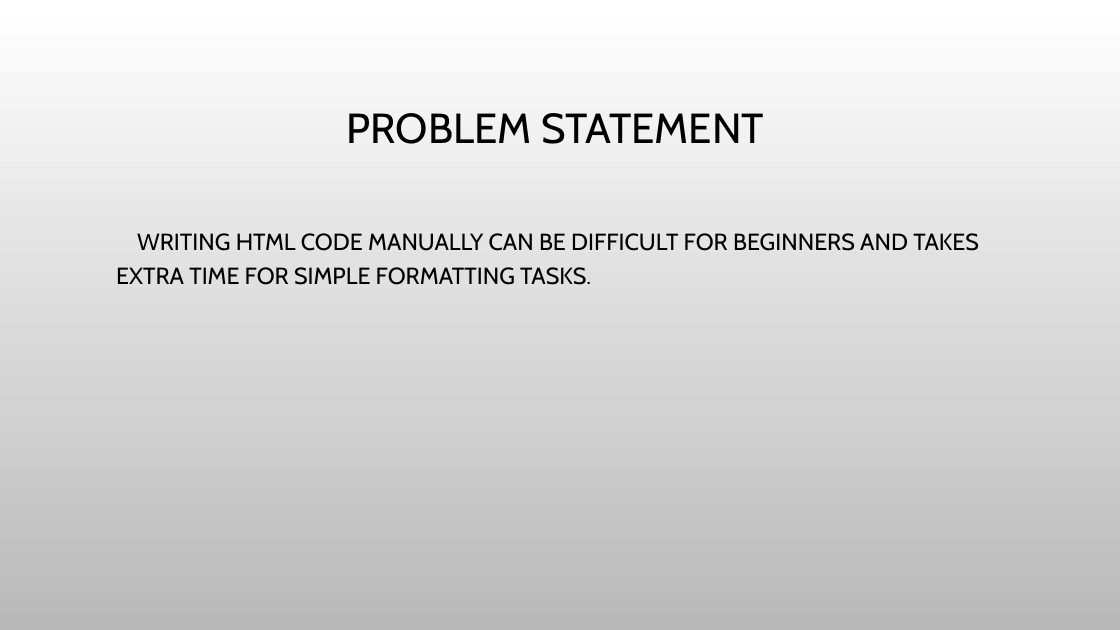
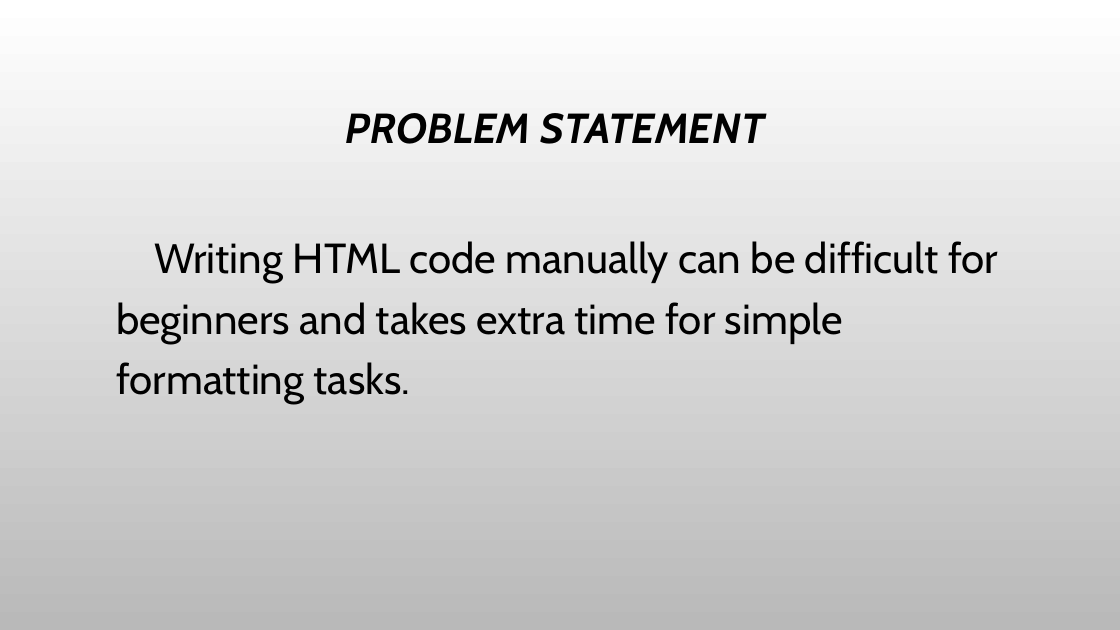
Before and after one commit to Subbara-siddeswari/Text-to-HTML-Generator, a slide deck: slide 3 of Presentation (1).pptx. Drawn at 1120x630 pixels with LibreOffice and Linux fonts; fonts in the diff are those of the drawing; background and template pictures are left out. Boxes give left, top, right and bottom in pixels: in the first picture for what was removed or moved away, otherwise in the second. Text is boxed around its words. In the diff, an @@ line names an element or a change of style, - is before the commit and + after.

```diff
--- a/Presentation (1).pptx
+++ b/Presentation (1).pptx
@@ title "PROBLEM STATEMENT" at (346, 113, 764, 144): bold on, italic on @@
@@ text at (116, 241, 998, 404): text changed; size 20 to 36 pt @@
-WRITING HTML CODE MANUALLY CAN BE DIFFICULT FOR BEGINNERS AND TAKES EXTRA TIME FOR SIMPLE FORMATTING TASKS.
+Writing HTML code manually can be difficult for beginners and takes extra time for simple formatting tasks.
```
Also in this commit, not shown: 5 other slides changed, 1 slide added, 1 slide removed.
